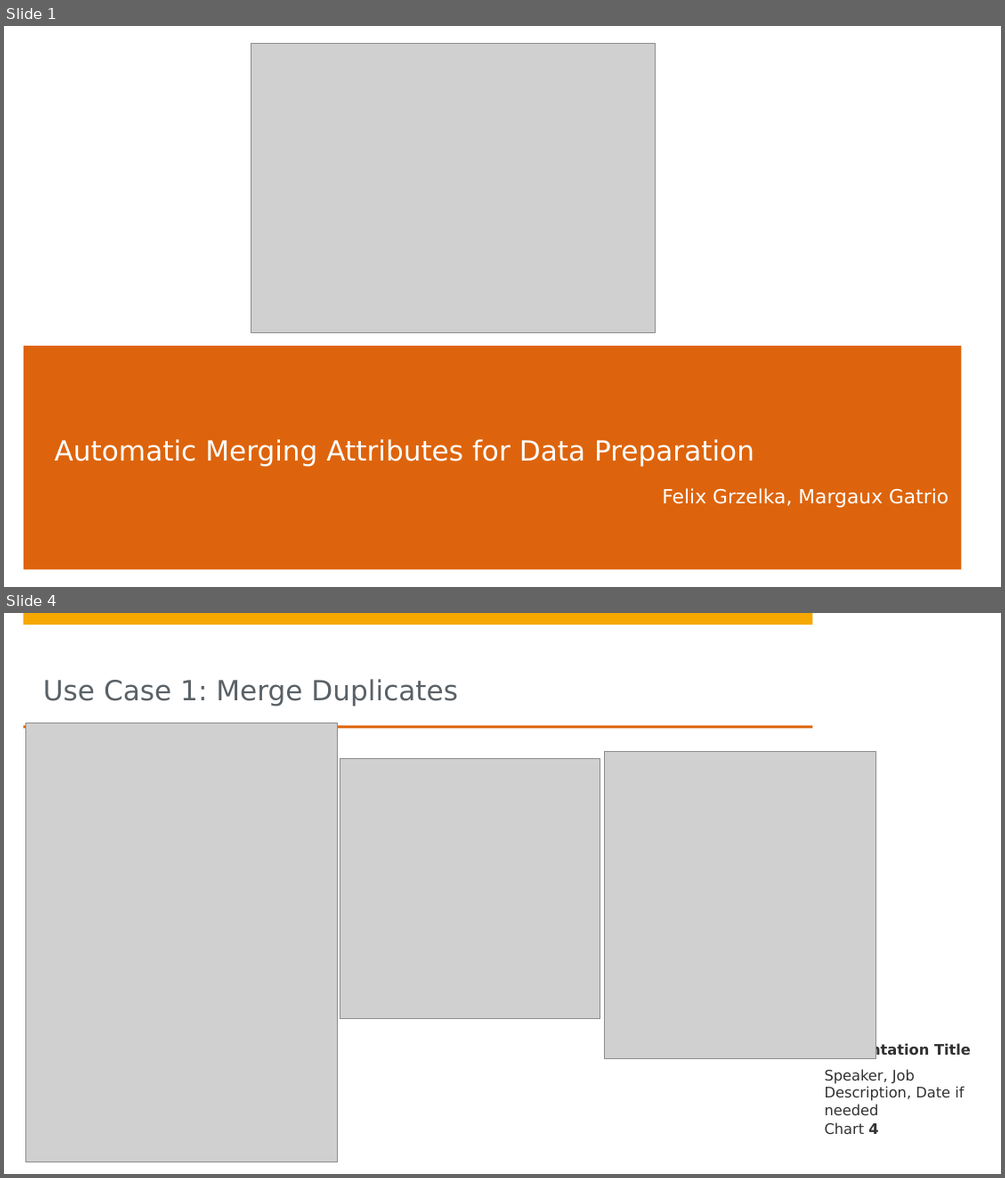
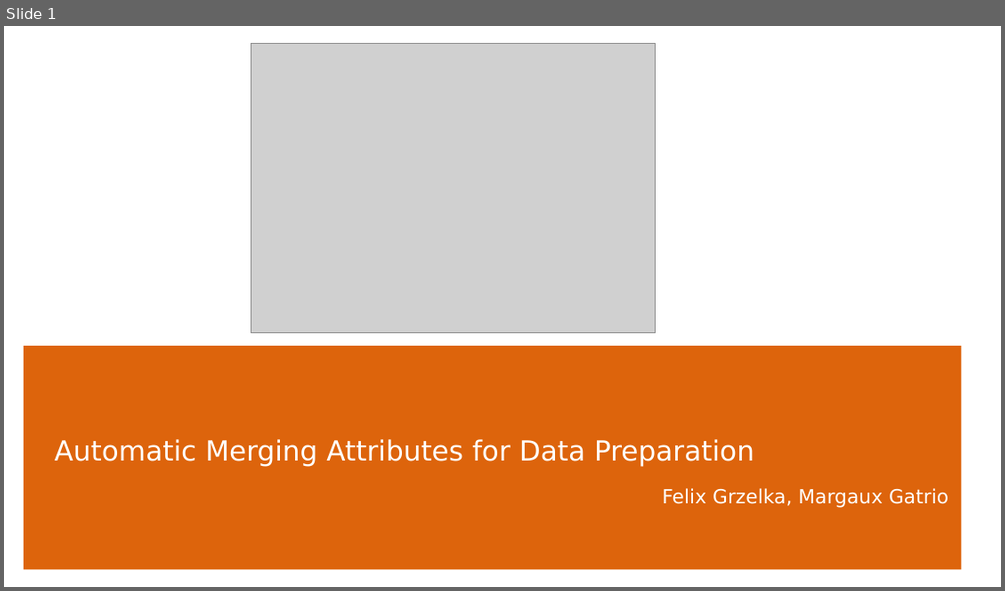
Before and after one commit to lanchiang/data-knoller, a slide deck: Grand_Präsi.pptx. Shown one above the other, each under a label of ours: slides 1 and 4 before the commit, slide 1 after it; the slides between them are not shown. The pictures are 1005x1178 and 1005x591 pixels, drawn with LibreOffice and Linux fonts; fonts in the diff are those of the drawing; grey boxes stand for pictures; background and template pictures are left out. Boxes give left, top, right and bottom in pixels: in the first picture for what was removed or moved away, otherwise in the second. Text is boxed around its words. In the diff, an @@ line names an element or a change of style, - is before the commit and + after.

```diff
--- a/Grand_Präsi.pptx
+++ b/Grand_Präsi.pptx
@@ slide 4 removed at <box>4,613,1001,1174</box>, background #FFFFFF; not listed: 2 template elements that a slide beside it also shows @@
@@ title removed at <box>43,679,458,706</box> @@
-Use Case 1: Merge Duplicates
@@ rectangle removed at <box>833,707,989,726</box> @@
@@ rectangle removed at <box>23,726,812,729</box> @@
@@ picture removed at <box>26,722,337,1162</box> @@
@@ picture removed at <box>340,759,599,1018</box> @@
@@ picture removed at <box>604,752,876,1059</box> @@
@@ text removed at <box>825,1043,971,1059</box> @@
-Presentation Title
@@ text removed at <box>825,1069,963,1116</box> @@
-Speaker, Job Description, Date if needed
@@ page number removed at <box>825,1122,878,1135</box> @@
-Chart 4
```
Also in this commit, not shown: 5 slides changed, 6 slides added, 3 other slides removed.
